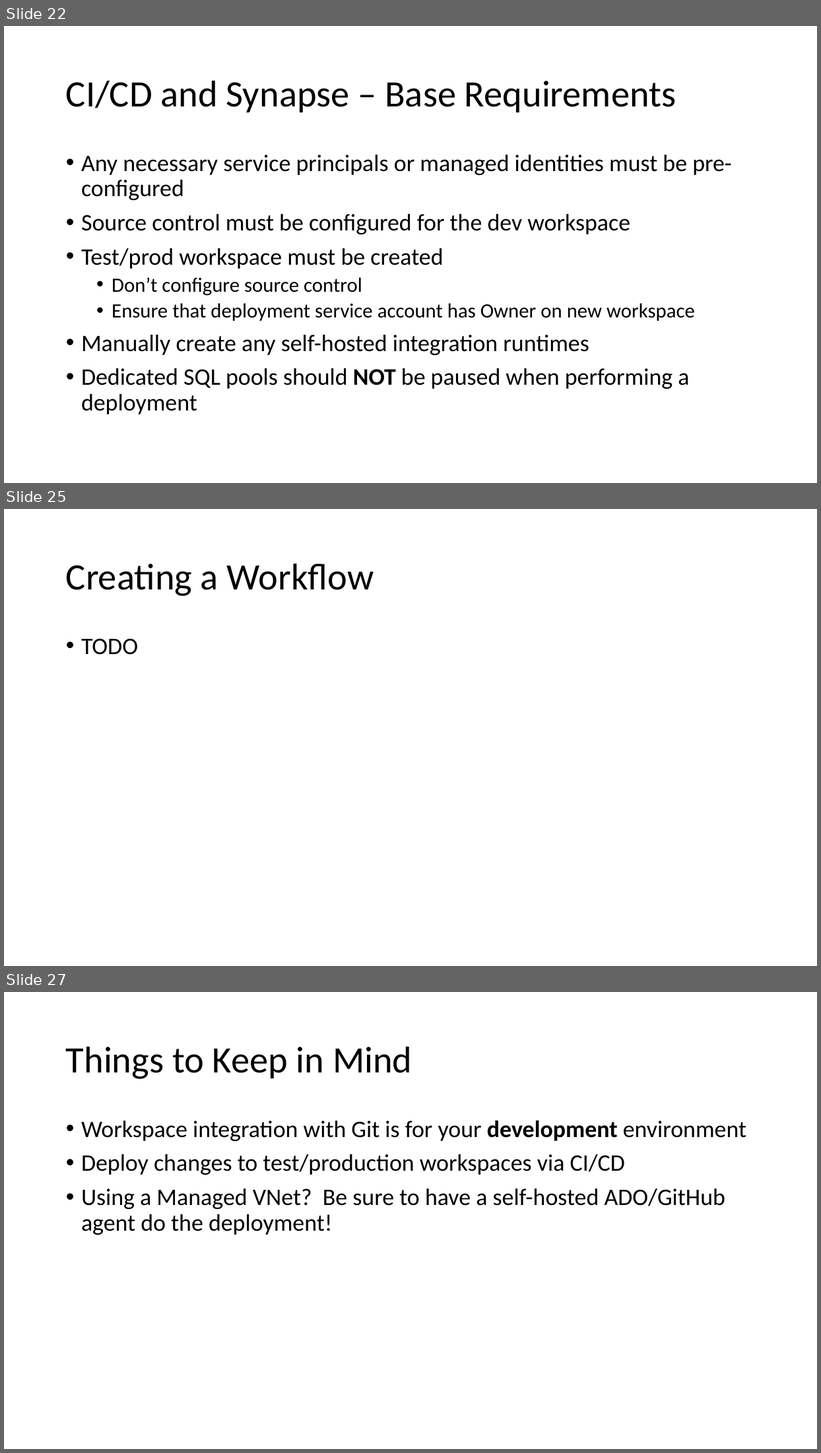
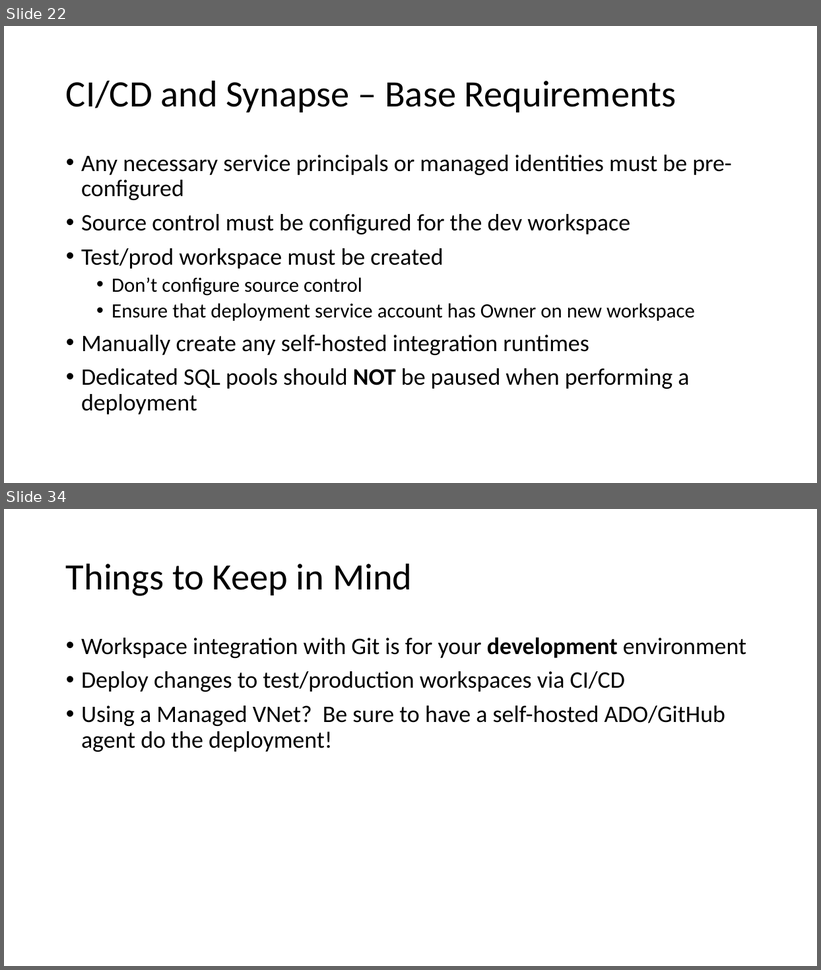
Before and after one commit to solliancenet/precon-synapse-power-bi, a slide deck: Slides/02 - Synapse Development.pptx. Shown one above the other, each under a label of ours: slides 22, 25 and 27 before the commit, slides 22 and 34 after it; the slides between them are not shown. The pictures are 821x1453 and 821x970 pixels, drawn with LibreOffice and Linux fonts; fonts in the diff are those of the drawing. Boxes give left, top, right and bottom in pixels: in the first picture for what was removed or moved away, otherwise in the second. Text is boxed around its words. In the diff, an @@ line names an element or a change of style, - is before the commit and + after.

```diff
--- a/Slides/02 - Synapse Development.pptx
+++ b/Slides/02 - Synapse Development.pptx
@@ slide 25 removed at box(4, 509, 817, 966), background #FFFFFF @@
@@ title removed at box(66, 563, 374, 596) @@
-Creating a Workflow
@@ text removed at box(81, 638, 138, 655) @@
-• TODO
@@ what was slide 27 is now slide 34 @@
```
Also in this commit, not shown: 3 slides changed, 8 slides added, 1 other file.
